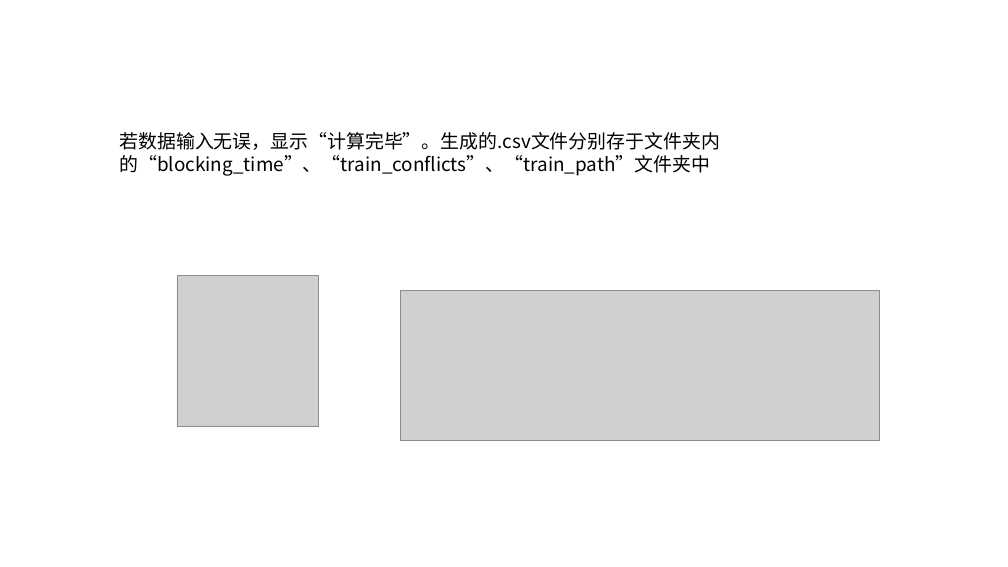
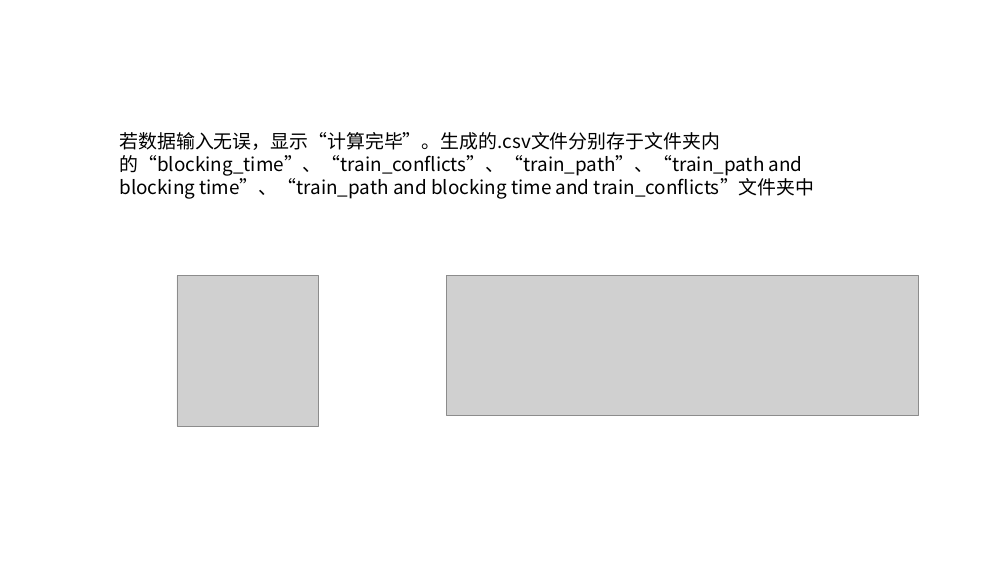
Before and after one commit to OnVacationHaHa/blocking-time-and-train-conflicts, a slide deck: slide 12 of user guide.pptx. Drawn at 1008x567 pixels with LibreOffice and Linux fonts; fonts in the diff are those of the drawing; grey boxes stand for pictures. Boxes give left, top, right and bottom in pixels: in the first picture for what was removed or moved away, otherwise in the second. Text is boxed around its words. In the diff, an @@ line names an element or a change of style, - is before the commit and + after.

```diff
--- a/user guide.pptx
+++ b/user guide.pptx
@@ text at [119,132,815,199]: text changed @@
-若数据输入无误，显示“计算完毕”。生成的.csv文件分别存于文件夹内的“blocking_time”、“train_conflicts”、“train_path”文件夹中
+若数据输入无误，显示“计算完毕”。生成的.csv文件分别存于文件夹内的“blocking_time”、“train_conflicts”、“train_path”、“train_path and blocking time”、“train_path and blocking time and train_conflicts”文件夹中
@@ picture: place and size @@
-picture at [400,290,879,441]
+picture at [447,276,919,416]
```
Also in this commit, not shown: 15 other files.
